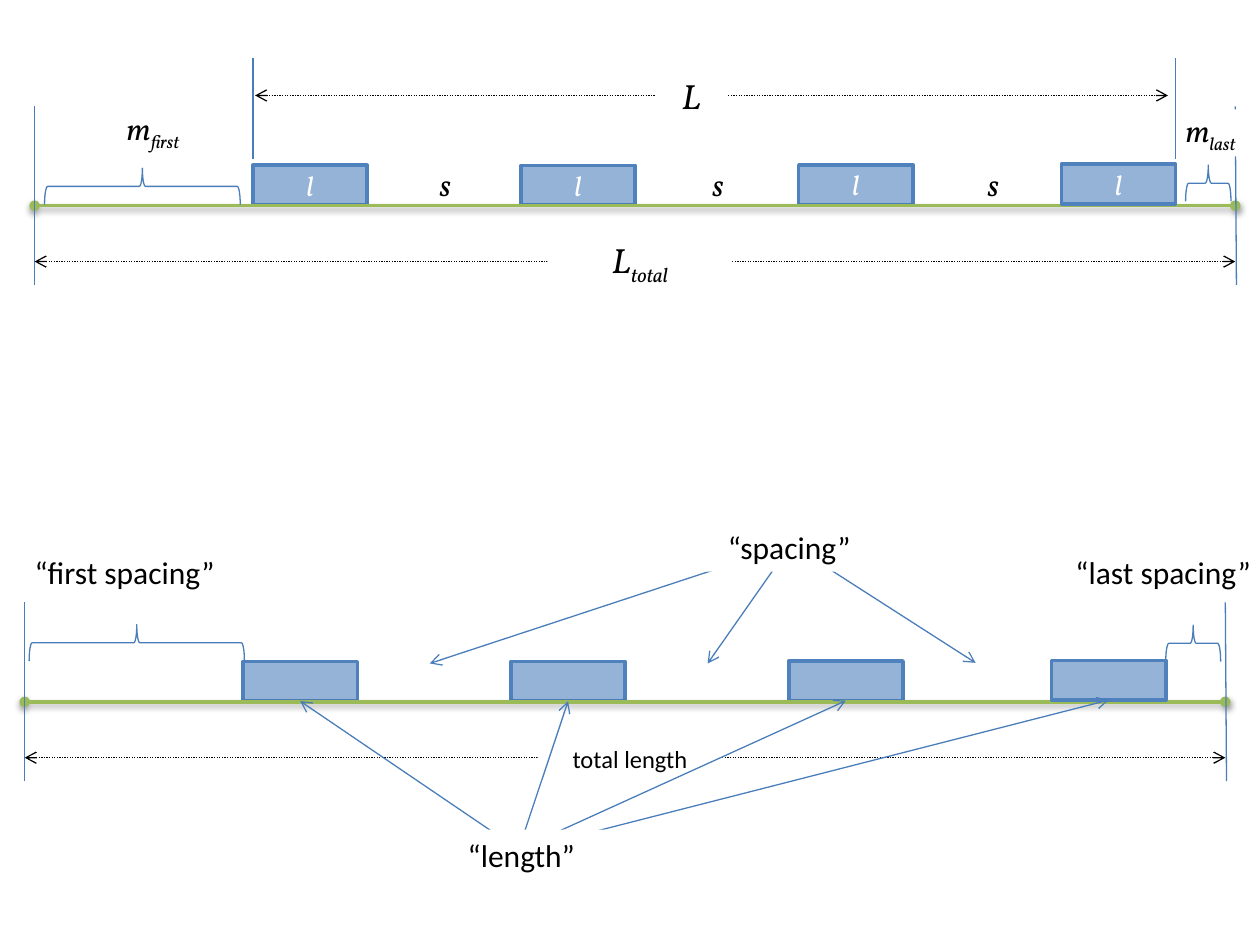
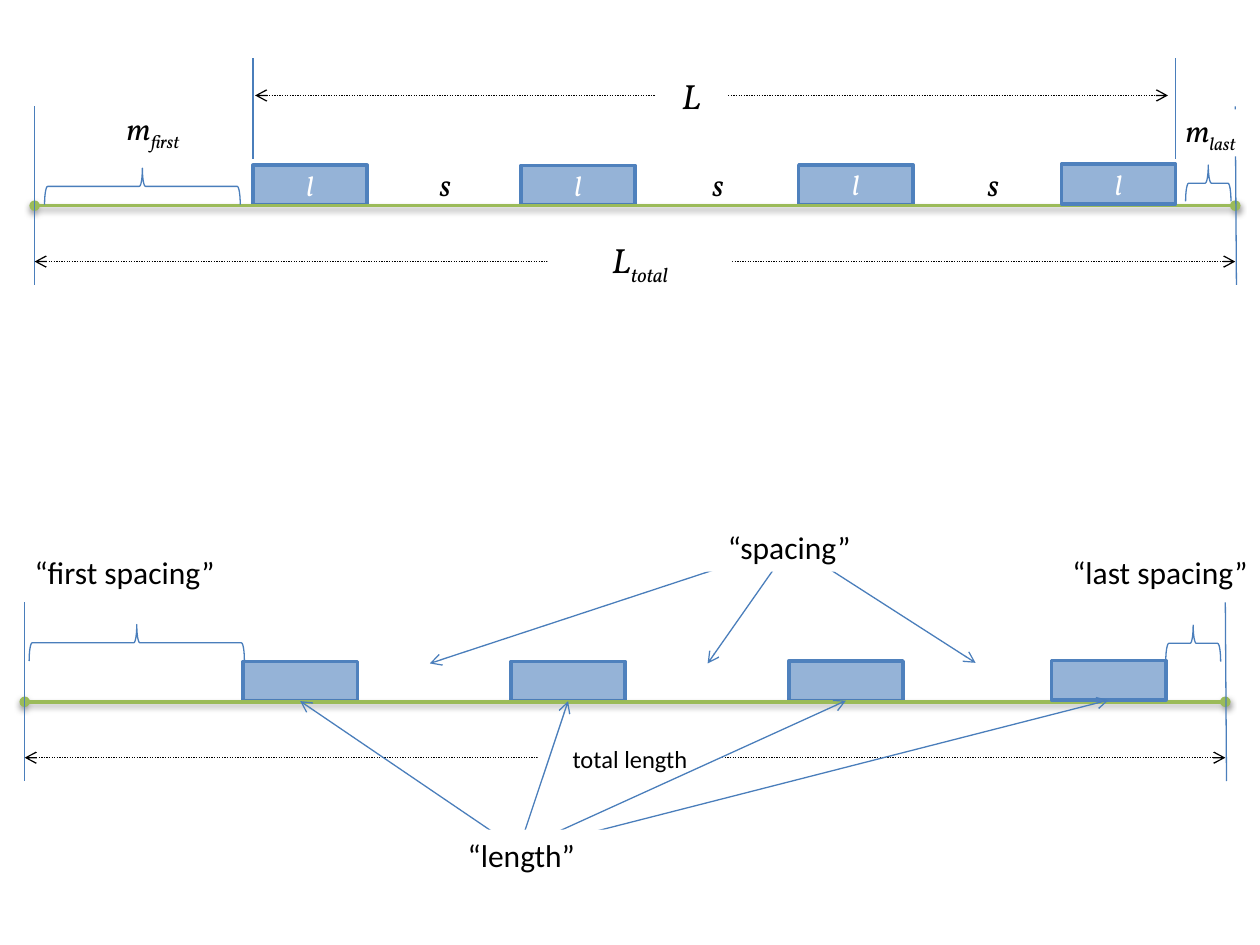
Before and after one commit to economidis-nick/createXSDforxMCF, a slide deck: slide 8 of V3.1.1/resources/expressing_excessive_length_in_xmcf.pptx. Drawn at 1260x945 pixels with LibreOffice and Linux fonts; fonts in the diff are those of the drawing. Boxes give left, top, right and bottom in pixels: in the first picture for what was removed or moved away, otherwise in the second. Text is boxed around its words. In the diff, an @@ line names an element or a change of style, - is before the commit and + after.

```diff
--- a/V3.1.1/resources/expressing_excessive_length_in_xmcf.pptx
+++ b/V3.1.1/resources/expressing_excessive_length_in_xmcf.pptx
@@ text "“last spacing”": place and size @@
-text "“last spacing”" at (1075,561,1251,590)
+text "“last spacing”" at (1072,561,1247,590)
```
Also in this commit, not shown: 1 other slide changed.
